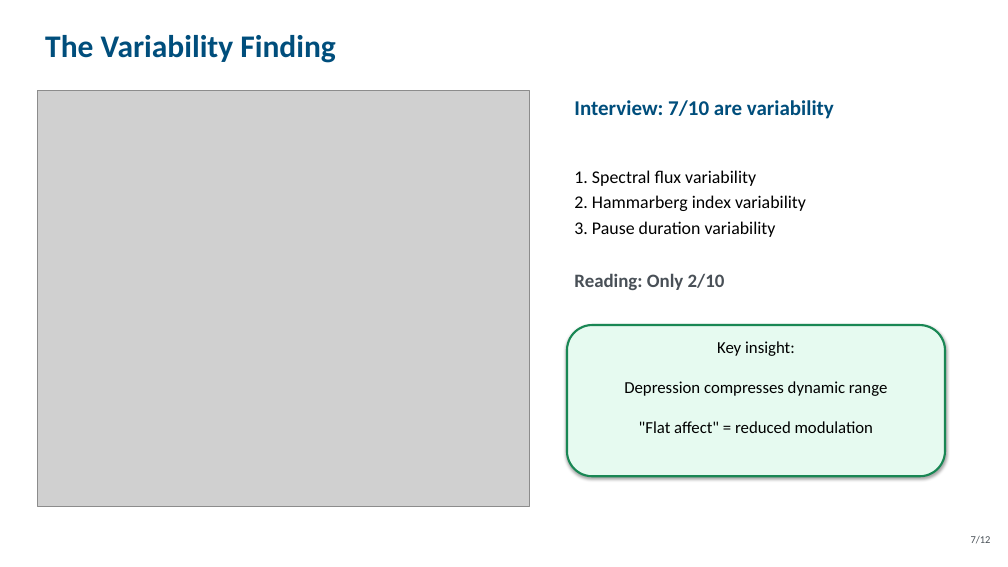
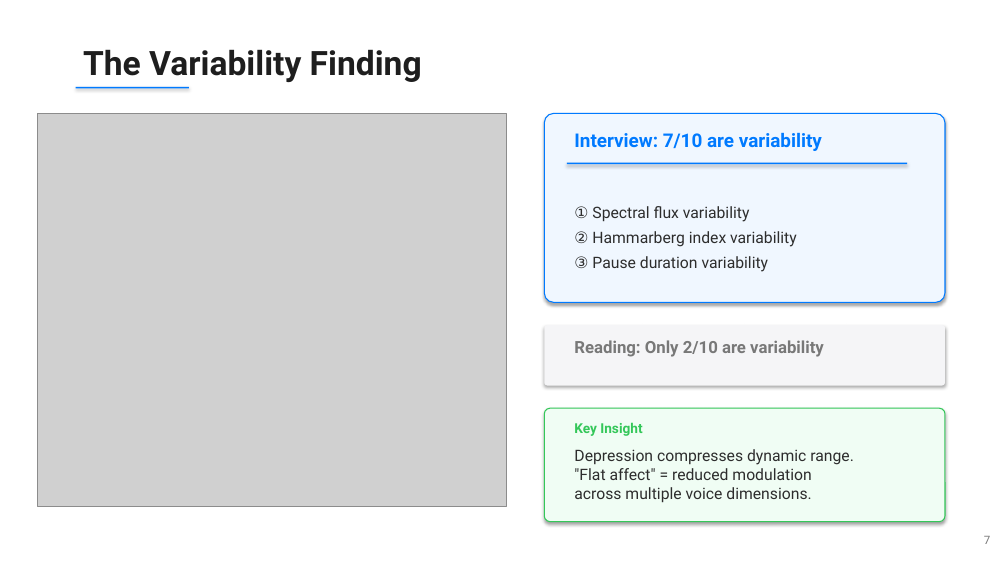
Before and after one commit to NileC03/dissertation, a slide deck: slide 7 of presentation/slides.pptx. Drawn at 1008x567 pixels with LibreOffice and Linux fonts; fonts in the diff are those of the drawing; grey boxes stand for pictures. Boxes give left, top, right and bottom in pixels: in the first picture for what was removed or moved away, otherwise in the second. Text is boxed around its words. In the diff, an @@ line names an element or a change of style, - is before the commit and + after.

Commit message:
Redesign slides: clean modern style (Apple keynote inspired)

```diff
--- a/presentation/slides.pptx
+++ b/presentation/slides.pptx
@@ text "The Variability Finding": place and size @@
-text "The Variability Finding" at <box>45,35,335,63</box>
+text "The Variability Finding" at <box>83,49,422,82</box>
@@ text "The Variability Finding" at <box>83,49,422,82</box>: size 30 to 32 pt, font Calibri to Roboto, text colour #004E7C to #1E1E1E @@
@@ rectangle added at <box>76,87,189,88</box>, fill #007AFF @@
@@ picture: place and size @@
-picture at <box>38,91,529,507</box>
+picture at <box>38,113,507,507</box>
@@ rounded rectangle added at <box>544,113,945,302</box>, fill #F0F7FF, outline #007AFF 1 pt @@
@@ text "Interview: 7/10 are variability": place and size @@
-text "Interview: 7/10 are variability" at <box>574,100,834,119</box>
+text "Interview: 7/10 are variability" at <box>574,132,822,151</box>
@@ text "Interview: 7/10 are variability" at <box>574,132,822,151</box>: size 20 to 18 pt, font Calibri to Roboto, text colour #004E7C to #007AFF @@
@@ rectangle added at <box>567,163,907,164</box>, fill #007AFF @@
@@ text at <box>574,206,797,272</box>: text changed; size 17 to 15 pt; font Calibri to Roboto; text colour #000000 to #2D2D2D @@
-1. Spectral flux variability
-2. Hammarberg index variability
-3. Pause duration variability
+① Spectral flux variability
+② Hammarberg index variability
+③ Pause duration variability
@@ rounded rectangle: place and size @@
-rounded rectangle at <box>567,325,945,476</box>
+rounded rectangle at <box>544,325,945,386</box>
@@ rounded rectangle at <box>544,325,945,386</box>: fill #E6FAF0 to #F5F5F7; outline #198754 2 pt to none; proportions changed @@
@@ text at <box>574,340,824,357</box>: text changed; size 18 to 16 pt; font Calibri to Roboto; text colour #495057 to #787878 @@
-Reading: Only 2/10
+Reading: Only 2/10 are variability
@@ rounded rectangle added at <box>544,408,945,522</box>, fill #F0FDF4, outline #34C759 1 pt @@
@@ text at <box>574,449,854,503</box>: text changed; size 16 to 15 pt; font Calibri to Roboto; text colour #000000 to #2D2D2D @@
-Key insight:
-Depression compresses dynamic range
-"Flat affect" = reduced modulation
+Depression compresses dynamic range.
+"Flat affect" = reduced modulation
+across multiple voice dimensions.
@@ text added at <box>574,422,642,436</box>, 13 pt, text #34C759, bold @@
+Key Insight
@@ text at <box>984,536,990,544</box>: text changed; size 10 to 11 pt; font Calibri to Roboto; text colour #495057 to #787878 @@
-7/12
+7
```
Also in this commit, not shown: 11 other slides changed, 1 other file.
